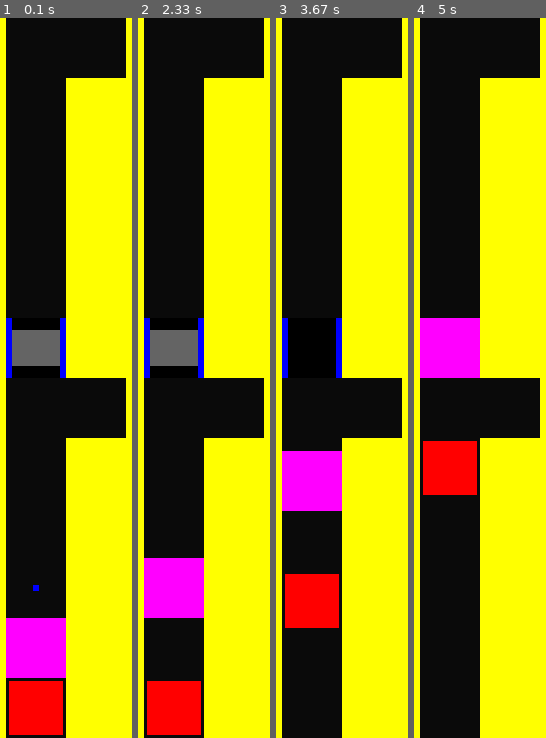
Above: before the commit, frames 1-4 (left to right).
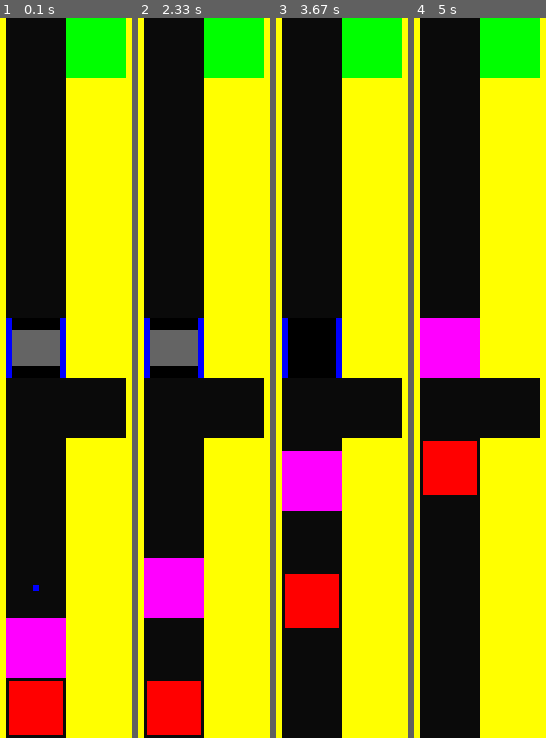
Above: after the commit, the same moments.

Repository: WingedSeal/mazegame
Game: pygame game, started from src/main.py
Two runs of this game, one before a commit and one after it. Both use one fixed random seed, a clock stepped at 60 frames per second and the inputs below.
Inputs:
- Up to frame 1 (0.1 s): no input
- Up to frame 2 (2.33 s): tap Enter at 1.83, 2.17 s
- Up to frame 3 (3.67 s): tap Enter every 0.33 s from 2.5 to 3.5 s
- Up to frame 4 (5 s): tap Enter every 0.33 s from 3.83 to 4.83 s

The runs differ from the first frame. In frame 1, 3.8% of the frame differs, in the area x 50-96%, y 0-9%; in frame 2, 3.8%; in frame 3, 3.8%; in frame 4, 3.8%.

Commit message:
feat: add exit

Diff:
--- a/src/mazegame/api/maps/hard1.py
+++ b/src/mazegame/api/maps/hard1.py
@@ -1,6 +1,6 @@
 from ...direction import Direction
 from ...color import Color
-from ...map import ColoredFloor, Door, Enemy, Key, Map, Block, Player
+from ...map import ColoredFloor, Door, Enemy, Exit, Key, Map, Block, Player
 
 ENEMY = Enemy(
     [Direction.UP] * 10 + [Direction.DOWN] * 10,
@@ -9,7 +9,7 @@
 
 HARD1 = Map(
     [
-        [Block(), None, None, Block()],
+        [Block(), None, Exit(), Block()],
         [Block(), None, Block(), Block()],
         [Block(), None, Block(), Block()],
         [Block(), None, Block(), Block()],
--- a/src/mazegame/game.py
+++ b/src/mazegame/game.py
@@ -31,6 +31,7 @@
 class GameState(Enum):
     GAMEPLAY = auto()
     GAME_OVER = auto()
+    VICTORY = auto()
 
 
 @dataclass
@@ -40,6 +41,12 @@
     heading_surface: pygame.Surface
     subheading_surface: pygame.Surface
     tips_surface: pygame.Surface
+
+
+@dataclass
+class VictoryData:
+    heading_surface: pygame.Surface
+    subheading_surface: pygame.Surface
 
 
 @dataclass
@@ -67,6 +74,7 @@
     def __init__(self, map: Map) -> None:
         self.state = GameState.GAMEPLAY
         self.game_over_data: GameOverData | None = None
+        self.victory_data: VictoryData | None = None
         self.control = Control(map, self)
         self.enemies = map.get_tiles(Enemy)
         self.players = map.get_tiles(Player)
@@ -237,6 +245,23 @@
             ),
         )
 
+    def _update_victory(self) -> None:
+        assert self.victory_data is not None
+        self.display_surface.fill(self.BG_COLOR)
+        center = self.display_surface.get_rect().center
+        self.display_surface.blit(
+            self.victory_data.heading_surface,
+            self.victory_data.heading_surface.get_rect(
+                center=(center[0], center[1] - 20)
+            ),
+        )
+        self.display_surface.blit(
+            self.victory_data.subheading_surface,
+            self.victory_data.subheading_surface.get_rect(
+                center=(center[0], center[1] + 20)
+            ),
+        )
+
     def game_over(self, reason: str, tips: str) -> None:
         self.state = GameState.GAME_OVER
         self.game_over_data = GameOverData(
@@ -248,6 +273,16 @@
         )
         self.tick_delta_ms = 0
 
+    def game_won(self) -> None:
+        self.state = GameState.VICTORY
+        victory_msg = random.choice(
+            ["Congrats!", "Wasn't expecting that", "You actually lived!"]
+        )
+        self.victory_data = VictoryData(
+            self.fonts.heading.render("Victory!", True, (100, 200, 100)),
+            self.fonts.subheading.render(victory_msg, True, (200, 200, 200)),
+        )
+
     def update(self) -> bool:
         """
         The game logic that occurs within a frame.
@@ -265,6 +300,8 @@
                 self._update_gameplay()
             case GameState.GAME_OVER:
                 self._update_gameover()
+            case GameState.VICTORY:
+                self._update_victory()
         pygame.display.update()
         self.time_delta = self.clock.tick(self.MAX_FPS)
         self.tick_delta_ms += self.time_delta
--- a/src/mazegame/map.py
+++ b/src/mazegame/map.py
@@ -312,7 +312,19 @@
 
 
 class Exit(TouchableTile):
-    pass
+    def init(self, pos: tuple[int, int], tile_size: int) -> None:
+        self.tile_size = tile_size
+        self.pos = pos
+        if not hasattr(type(self), "surf"):
+            type(self).surf = pygame.Surface((tile_size, tile_size))
+            type(self).surf.fill((0, 255, 0))
+        self.rect = self.surf.get_rect()
+
+    def interacted_with(self, other_tile: Tile, game: "Game") -> None:
+        if not isinstance(other_tile, Player):
+            return
+
+        game.game_won()
 
 
 class Enemy(TouchableTile):
